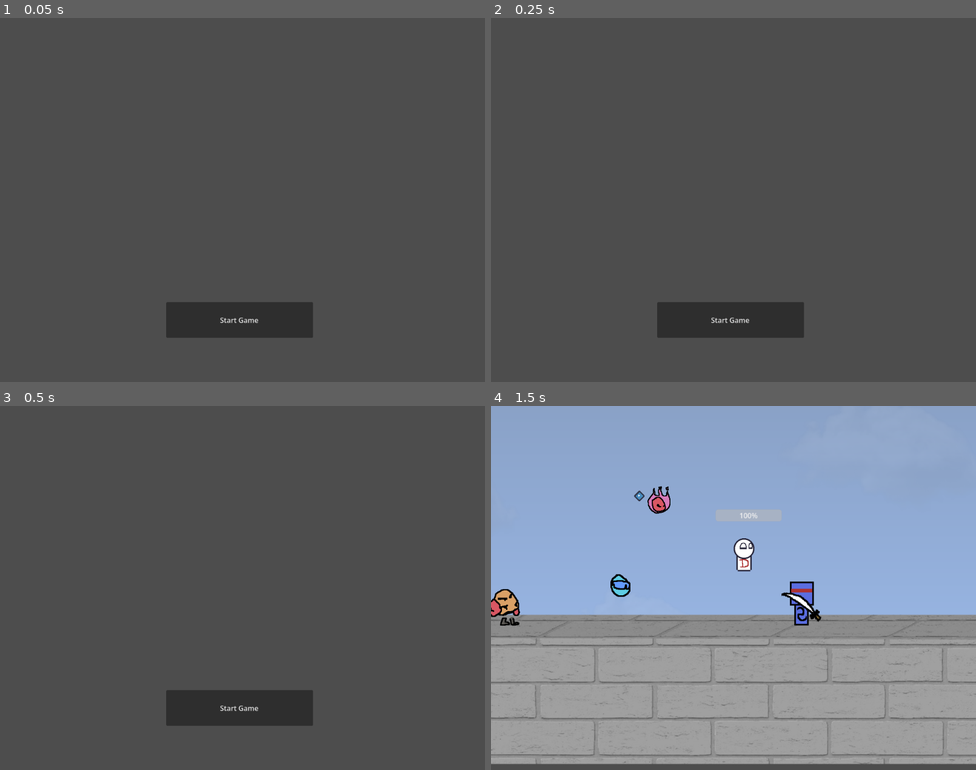
Above: before the commit, frames 1-4 (two rows, left to right).
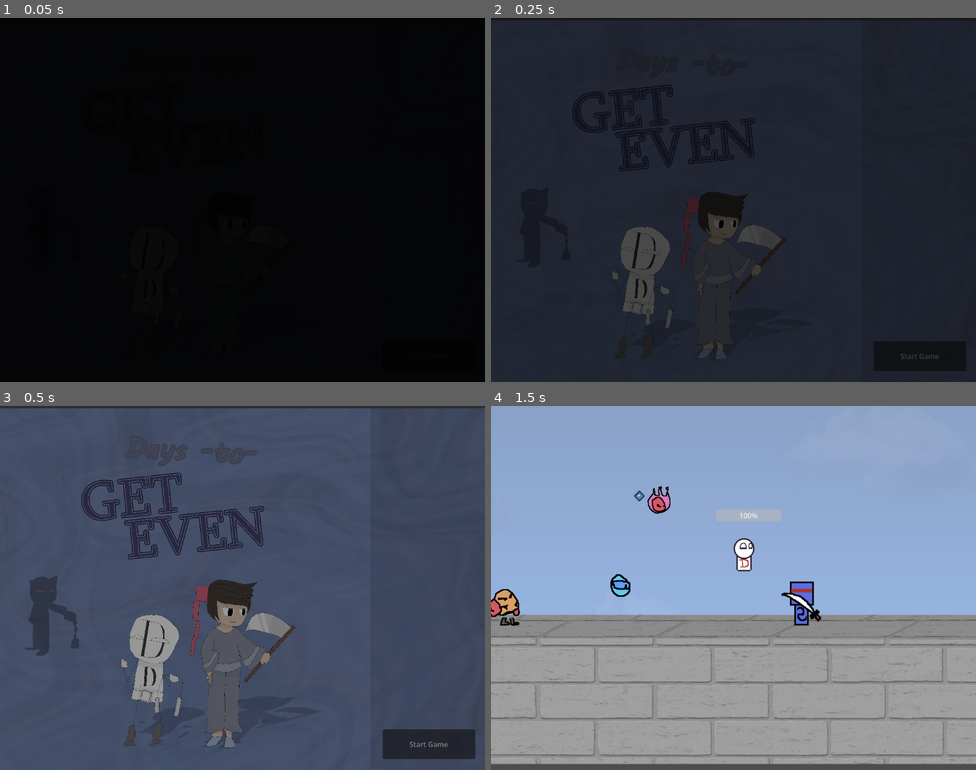
Above: after the commit, the same moments.

Repository: ManikomTMNT/DaysToGetEven
Game: Godot game, scene res://scene/StartScreen.tscn
Two runs of this game, one before a commit and one after it. Both use one fixed random seed, a clock stepped at 60 frames per second and the inputs below. This scene is started directly instead of the project's main scene. The engine's default icon, where the game draws it, is replaced by a stand-in: a white triangle on a blue panel in a dark square.
Inputs:
- Up to frame 1 (0.05 s): no input
- Up to frame 2 (0.25 s): no input
- Up to frame 3 (0.5 s): no input
- Up to frame 4 (1.5 s): click "Start Game" at 0.5 s; hold D (right) from 1.28 s (still down); tap J (jump) at 1.35 s

The runs differ from the first frame. In frame 1, 100% of the frame differs, in the area x 0-100%, y 0-100%; in frame 2, 95%; in frame 3, 60%; in frame 4, nothing differs.

Commit message:
loo

Diff:
--- /dev/null
+++ b/scene/Fade.tscn
@@ -0,0 +1,73 @@
+[gd_scene format=3 uid="uid://crixx7rt7y8wy"]
+
+[ext_resource type="Script" uid="uid://7low0u6mojum" path="res://scene/FadeTransitioner.gd" id="1_dc6t0"]
+
+[sub_resource type="Animation" id="Animation_pfmkg"]
+length = 0.001
+tracks/0/type = "value"
+tracks/0/imported = false
+tracks/0/enabled = true
+tracks/0/path = NodePath(".:modulate")
+tracks/0/interp = 1
+tracks/0/loop_wrap = true
+tracks/0/keys = {
+"times": PackedFloat32Array(0),
+"transitions": PackedFloat32Array(1),
+"update": 0,
+"values": [Color(1, 1, 1, 1)]
+}
+
+[sub_resource type="Animation" id="Animation_dc6t0"]
+resource_name = "fadein"
+tracks/0/type = "value"
+tracks/0/imported = false
+tracks/0/enabled = true
+tracks/0/path = NodePath(".:modulate")
+tracks/0/interp = 1
+tracks/0/loop_wrap = true
+tracks/0/keys = {
+"times": PackedFloat32Array(0, 0.90325534),
+"transitions": PackedFloat32Array(1, 1),
+"update": 0,
+"values": [Color(1, 1, 1, 0), Color(1, 1, 1, 1)]
+}
+
+[sub_resource type="Animation" id="Animation_dmht6"]
+resource_name = "fadeout"
+length = 0.8666667
+tracks/0/type = "value"
+tracks/0/imported = false
+tracks/0/enabled = true
+tracks/0/path = NodePath(".:modulate")
+tracks/0/interp = 1
+tracks/0/loop_wrap = true
+tracks/0/keys = {
+"times": PackedFloat32Array(0, 0.8),
+"transitions": PackedFloat32Array(1, 1),
+"update": 0,
+"values": [Color(1, 1, 1, 1), Color(1, 1, 1, 0.023529412)]
+}
+
+[sub_resource type="AnimationLibrary" id="AnimationLibrary_c4co5"]
+_data = {
+&"RESET": SubResource("Animation_pfmkg"),
+&"fadein": SubResource("Animation_dc6t0"),
+&"fadeout": SubResource("Animation_dmht6")
+}
+
+[node name="Fade" type="CanvasLayer" unique_id=36485381]
+script = ExtResource("1_dc6t0")
+
+[node name="ColorRect" type="ColorRect" parent="." unique_id=1794132397]
+anchors_preset = 15
+anchor_right = 1.0
+anchor_bottom = 1.0
+offset_right = 10.0
+offset_bottom = 8.0
+grow_horizontal = 2
+grow_vertical = 2
+mouse_filter = 2
+color = Color(0, 0, 0, 1)
+
+[node name="AnimationPlayer" type="AnimationPlayer" parent="ColorRect" unique_id=36062684]
+libraries/ = SubResource("AnimationLibrary_c4co5")
--- /dev/null
+++ b/scene/FadeTransitioner.gd
@@ -0,0 +1,18 @@
+extends CanvasLayer
+
+@onready var color_rect = $ColorRect
+@onready var anim_player = $ColorRect/AnimationPlayer
+
+func _ready() -> void:
+	color_rect.visible = false
+
+func fade_in() -> void:
+	color_rect.visible = true
+	anim_player.play("fadein")
+	await anim_player.animation_finished
+	color_rect.visible = false
+
+func fade_out() -> void:
+	color_rect.visible = true
+	anim_player.play("fadeout")
+	await anim_player.animation_finished
--- a/scene/StartScreen.tscn
+++ b/scene/StartScreen.tscn
@@ -1,6 +1,9 @@
 [gd_scene format=3 uid="uid://d4jcbnp5tx5vg"]
 
 [ext_resource type="Script" uid="uid://cgjr5vu0c6m75" path="res://scripts/StartScreen.gd" id="1_yh430"]
+[ext_resource type="Texture2D" uid="uid://b0t78gwr150nj" path="res://sprites/ooo.png" id="2_dtrtw"]
+[ext_resource type="AudioStream" uid="uid://bqeokl318ndag" path="res://music/Title Screener.wav" id="3_ypw2f"]
+[ext_resource type="PackedScene" uid="uid://crixx7rt7y8wy" path="res://scene/Fade.tscn" id="4_qdqra"]
 
 [node name="StartScreen" type="Control" unique_id=332482430]
 layout_mode = 3
@@ -11,12 +14,23 @@
 grow_vertical = 2
 script = ExtResource("1_yh430")
 
+[node name="Ooo" type="Sprite2D" parent="." unique_id=986552308]
+position = Vector2(552.75, 417.875)
+scale = Vector2(0.16882819, 0.16810784)
+texture = ExtResource("2_dtrtw")
+
 [node name="Button" type="Button" parent="." unique_id=936271570]
 layout_mode = 0
-offset_left = 377.0
-offset_top = 644.0
-offset_right = 710.0
-offset_bottom = 725.0
+offset_left = 868.0
+offset_top = 733.0
+offset_right = 1078.0
+offset_bottom = 800.0
 text = "Start Game"
 
+[node name="AudioStreamPlayer2D" type="AudioStreamPlayer2D" parent="." unique_id=1531178263]
+stream = ExtResource("3_ypw2f")
+autoplay = true
+
+[node name="Fade" parent="." unique_id=36485381 instance=ExtResource("4_qdqra")]
+
 [connection signal="pressed" from="Button" to="." method="_on_button_pressed"]
--- a/scripts/StartScreen.gd
+++ b/scripts/StartScreen.gd
@@ -4,6 +4,7 @@
 # Called when the node enters the scene tree for the first time.
 func _ready() -> void:
 	pass # Replace with function body.
+	$Fade.fade_out()
 
 
 # Called every frame. 'delta' is the elapsed time since the previous frame.
--- a/scripts/player.gd
+++ b/scripts/player.gd
@@ -91,12 +91,12 @@
 	# Attack collision position
 	if Input.is_action_pressed("left"):
 		$AtkCollisionBox.position.x = -87
-		$AnimatedSprite2D.flip_h = true
+		canim.flip_h = true
 		dirr = -1;
 
 	elif Input.is_action_pressed("right"):
 		$AtkCollisionBox.position.x = 87
-		$AnimatedSprite2D.flip_h = false
+		canim.flip_h = false
 		dirr = 1;
 
 	if Input.is_action_pressed("up"):
@@ -116,19 +116,19 @@
 				if  Input.is_action_pressed("left") or Input.is_action_pressed("right"):
 					anim = AnimStates.MOV
 			AnimStates.JMP:
-				$AnimatedSprite2D.play("jump")
+				canim.play("jump")
 				if velocity.y >= 0:
 					anim = AnimStates.FALL
 				if  Input.is_action_just_pressed("atk"):
 					anim = AnimStates.ATK
 			AnimStates.FALL:
-				$AnimatedSprite2D.play("fall")
+				canim.play("fall")
 				if Input.is_action_just_pressed("atk"):
 					anim = AnimStates.ATK
 				if is_on_floor():
 					anim = AnimStates.IDLE
 			AnimStates.MOV:
-				$AnimatedSprite2D.play("walk")
+				canim.play("walk")
 				if velocity.x == 0:
 					anim = AnimStates.IDLE
 				if Input.is_action_just_pressed("atk"):
@@ -136,15 +136,15 @@
 				if not is_on_floor():
 					anim = AnimStates.JMP
 			AnimStates.ATK:
-				$AnimatedSprite2D.play("attack")
-				$AnimatedSprite2D.animation_finished.connect(func():
+				canim.play("attack")
+				canim.animation_finished.connect(func():
 					if not is_on_floor():
 						anim = AnimStates.FALL
 					else:
 						anim = AnimStates.MOV
 						)
 	else:
-		$AnimatedSprite2D.play("dizzy")
+		canim.play("dizzy")
 
 
 	if ghit:
@@ -167,10 +167,10 @@
 			else:
 				timer = 0
 				$ExplosionArea.called = true
-				$AnimatedSprite2D.scale = Vector2(2.13,2.13)
-				$AnimatedSprite2D.play("explode")
-				$AnimatedSprite2D.animation_finished.connect (func():
-						$AnimatedSprite2D.scale = Vector2(0.77,0.77)
+				canim.scale = Vector2(2.13,2.13)
+				canim.play("explode")
+				canim.animation_finished.connect (func():
+						canim.scale = Vector2(0.77,0.77)
 						state = States.NORMAL)
 		States.ELECTRIC:
 			if dizz:
@@ -180,11 +180,11 @@
 					dizz = false
 			else:
 				if timer < 100:
-					$AnimatedSprite2D.self_modulate = Color(1, 1, 0);
+					canim.self_modulate = Color(1, 1, 0);
 					_playermov(delta)
 					timer += 1
 				else:
-					$AnimatedSprite2D.self_modulate = Color(1, 1, 1);
+					canim.self_modulate = Color(1, 1, 1);
 					state = States.NORMAL
 		States.PUNCH:
 			if dizz:
@@ -194,9 +194,9 @@
 					dizz = false
 			else:
 				$PunchA.called = true;
-				$AnimatedSprite2D.play("punched")
-				$AnimatedSprite2D.flip_h = false
-				$AnimatedSprite2D.animation_finished.connect(func():
+				canim.play("punched")
+				canim.flip_h = false
+				canim.animation_finished.connect(func():
 									state = States.NORMAL)
 		States.SLASH:
 			if dizz:
@@ -207,8 +207,8 @@
 			else:
 				$SpurtA/AnimatedSprite2D.show();
 				$SpurtA.called = true;
-				$AnimatedSprite2D.play("slashed")
-				$AnimatedSprite2D.animation_finished.connect(func():
+				canim.play("slashed")
+				canim.animation_finished.connect(func():
 									$SpurtA/AnimatedSprite2D.hide();
 									state = States.NORMAL)
 		_:
Not shown, added: music/Title Screener.wav.import
Not shown, added: scene/FadeTransitioner.gd.uid
Binary file added: sprites/ooo.png
Not shown, added: sprites/ooo.png.import
Not shown, added: music/Title Screener.wav
